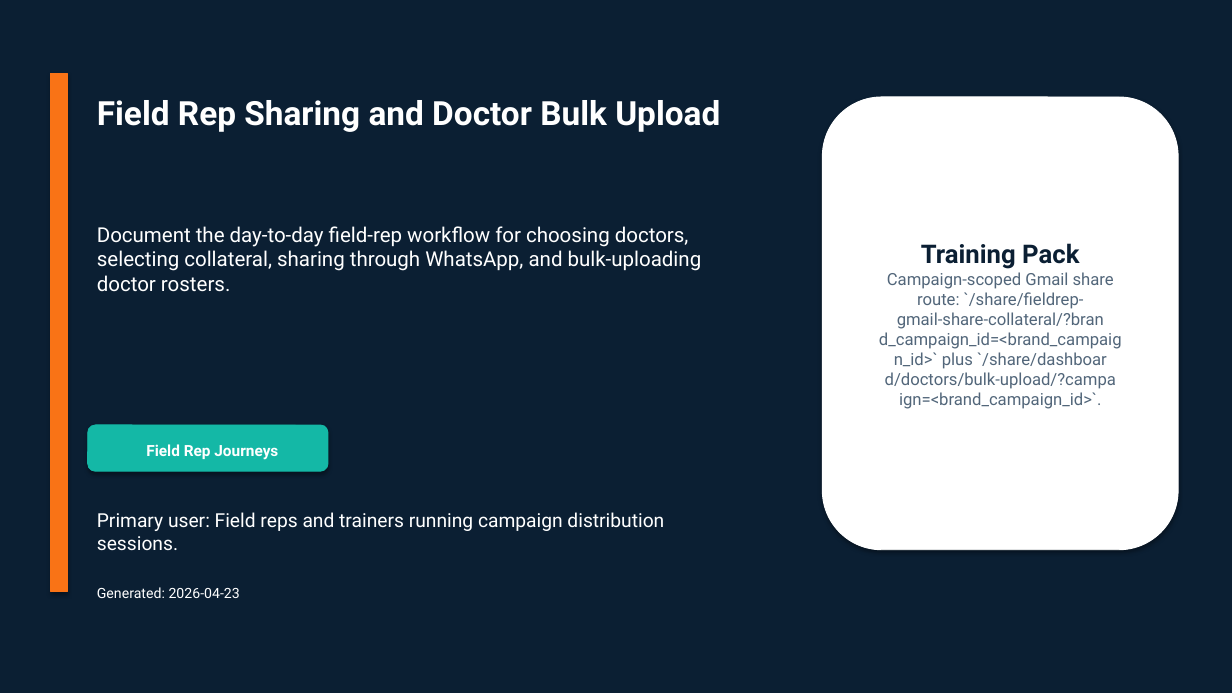
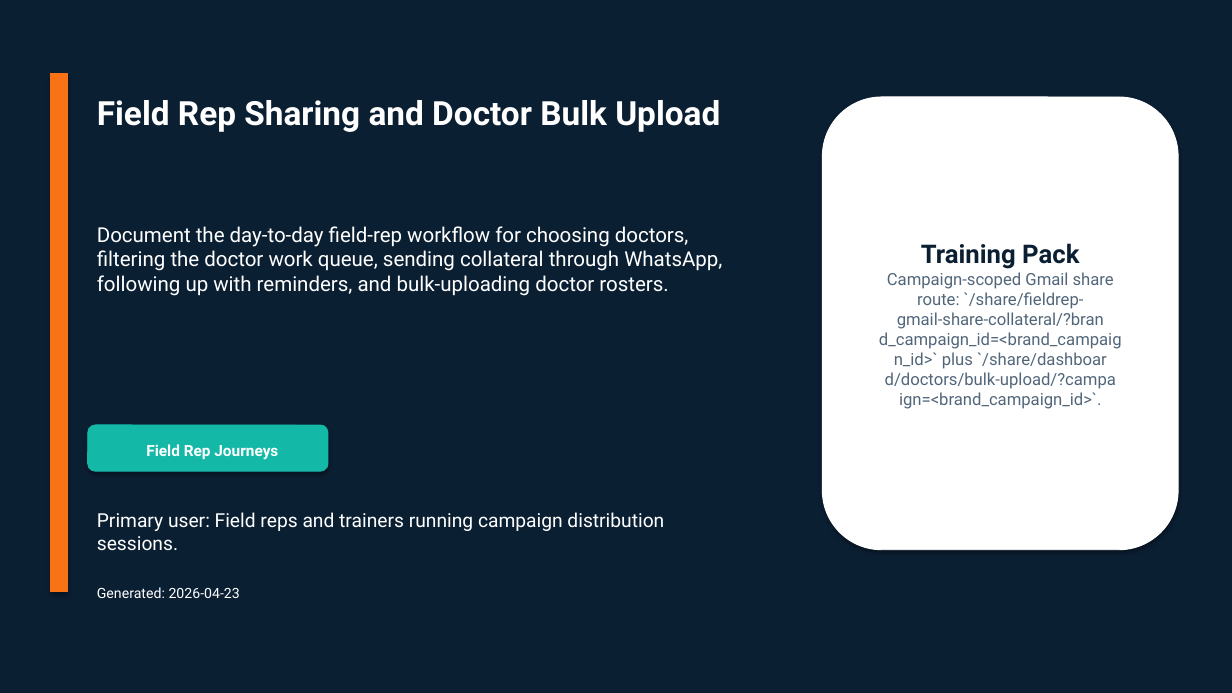
Before and after one commit to admin-masters/inclinic-education-system, a slide deck: slide 1 of output/doc/user-flow-decks/07-field-rep-sharing-and-doctor-bulk-upload.pptx. Drawn at 1232x693 pixels with LibreOffice and Linux fonts; fonts in the diff are those of the drawing. Boxes give left, top, right and bottom in pixels: in the first picture for what was removed or moved away, otherwise in the second. Text is boxed around its words. In the diff, an @@ line names an element or a change of style, - is before the commit and + after.

Commit message:
refresh field rep reminder workflow docs

```diff
--- a/output/doc/user-flow-decks/07-field-rep-sharing-and-doctor-bulk-upload.pptx
+++ b/output/doc/user-flow-decks/07-field-rep-sharing-and-doctor-bulk-upload.pptx
@@ text at [97,226,722,296]: text changed @@
-Document the day-to-day field-rep workflow for choosing doctors, selecting collateral, sharing through WhatsApp, and bulk-uploading doctor rosters.
+Document the day-to-day field-rep workflow for choosing doctors, filtering the doctor work queue, sending collateral through WhatsApp, following up with reminders, and bulk-uploading doctor rosters.
```
Also in this commit, not shown: 7 other slides changed, 1 slide added, 11 other files.
